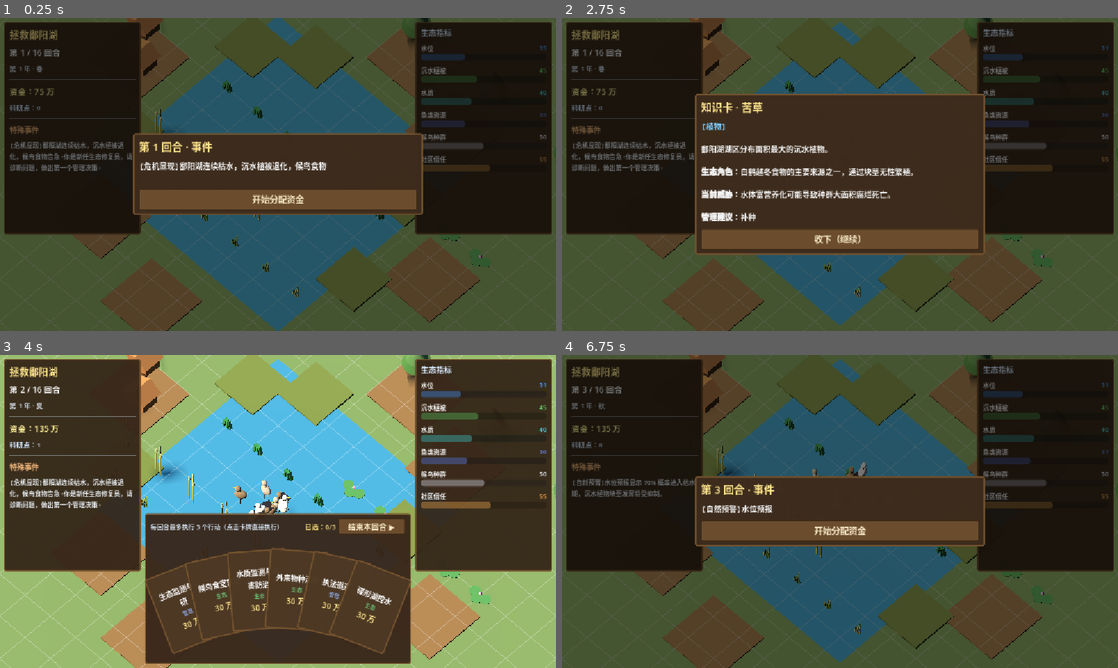
Above: before the commit, frames 1-4 (two rows, left to right).
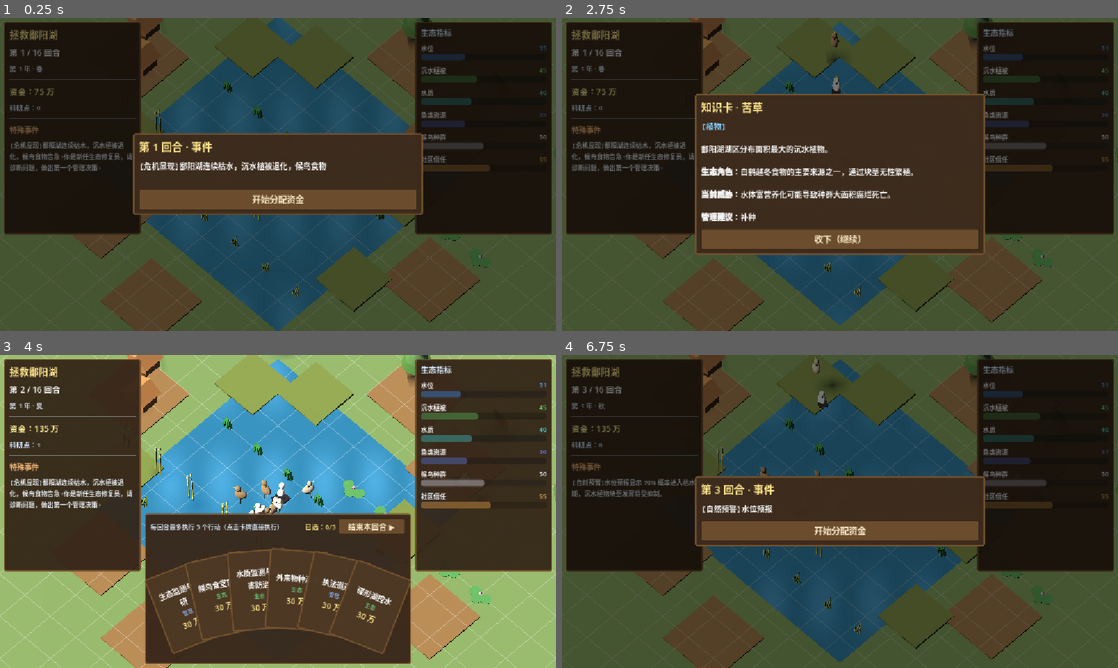
Above: after the commit, the same moments.

Repository: JoKanshin/poyanghu
Game: Godot game, scene res://scenes/main.tscn
The game is run twice, just before and just after one commit, with the same random seed, the same clock (stepped at 60 frames per second) and the same inputs.
Inputs (mouse positions are in pixels of both pictures, inside the frame that each line leads up to):
- Up to frame 1 (0.25 s): no input
- Up to frame 2 (2.75 s): click "开始分配资金" at 0.5 s; click "结束本回合 ▶" at 1.25 s; click "继续" at 2 s
- Up to frame 3 (4 s): click "收下（继续）" at 2.75 s; click "收下（继续）" at 3.5 s
- Up to frame 4 (6.75 s): click "结束本回合 ▶" at 4.25 s; click "继续" at 5 s; click "收下（继续）" at 5.75 s; tap Enter at 6.5 s; move the mouse to (962, 495) at 6.52 s; click (962, 495) at 6.67 s

The runs differ from the first frame. In frame 1, less than 0.1% of the frame differs, in the area x 27-88%, y 0-88%; in frame 2, 0.1%; in frame 3, 10%, in the area x 25-100%, y 0-80%; in frame 4, 0.4%.

Commit message:
feat: 水面shader波动 + 植物随风摆动 + 鸟类停歇联动
- 湖面改用ShaderMaterial: 双层正弦波纹+波光流动，水位参数动态传入
- 植物随风摆动: 挺水/乔木/草洲按各自相位轻摆，沉水植物不摆(随水波)
- 鸟类新增停歇状态(飞上树冠/草洲栖息)，概率随植被质量提升——生态联动
- 飞行速度4.5确保能抵达栖息点，前倾姿态

Diff:
--- a/scripts/main.gd
+++ b/scripts/main.gd
@@ -45,7 +45,8 @@
 
 # 3D 表现节点
 var lake_mesh: MeshInstance3D
-var lake_mat: StandardMaterial3D
+var lake_mat: ShaderMaterial
+var lake_color: Color = Color(0.20, 0.50, 0.80, 0.88)
 var grass_nodes: Array = []
 var grass_mats: Array = []
 var bird_nodes: Array = []
@@ -98,9 +99,9 @@
 	pm.size = Vector2(18, 18)
 	lake_mesh.mesh = pm
 	lake_mesh.position = Vector3(0, 0.08, 0)
-	lake_mat = StandardMaterial3D.new()
-	lake_mat.albedo_color = Color(0.20, 0.50, 0.80, 0.88)
-	lake_mat.transparency = BaseMaterial3D.TRANSPARENCY_ALPHA
+	lake_mat = ShaderMaterial.new()
+	lake_mat.shader = _make_water_shader()
+	lake_mat.set_shader_parameter("water_color", lake_color)
 	lake_mesh.material_override = lake_mat
 	lake_view.add_child(lake_mesh)
 
@@ -155,6 +156,34 @@
 	# 延迟挂到场景，避免父节点初始化期 add_child 冲突
 	var root := get_parent() as Node3D
 	root.add_child.call_deferred(lake_view)
+
+
+## 为鸟类找一个栖息点：优先乔木树冠，其次草洲/挺水植物
+func _find_perch_point(sid: String, seed_i: int) -> Vector3:
+	# 优先在乔木上停歇（树冠高度约 1.5~2.6）
+	var tree_rigs: Array = plant_views.get("chishan", {}).get("rigs", [])
+	var visible_trees: Array = []
+	for r in tree_rigs:
+		if r.visible:
+			visible_trees.append(r)
+	if not visible_trees.is_empty():
+		var t: Node3D = visible_trees[(seed_i * 7 + int(sid.length())) % visible_trees.size()]
+		return t.position + Vector3(0, 2.5, 0)
+	# 退而求其次：草洲/挺水植物上方
+	for kind_want in ["marsh", "emergent"]:
+		for pid in plant_views:
+			if plant_views[pid]["kind"] != kind_want:
+				continue
+			var rigs: Array = plant_views[pid]["rigs"]
+			var vis: Array = []
+			for r in rigs:
+				if r.visible:
+					vis.append(r)
+			if not vis.is_empty():
+				var p: Node3D = vis[(seed_i * 5 + 3) % vis.size()]
+				return p.position + Vector3(0, 1.2, 0)
+	# 最后兜底：原地
+	return Vector3(-6 + seed_i * 1.2, 1.0, -3 + (seed_i % 3) * 2.0)
 
 
 ## 湖边社区：一排房子，数量/颜色随社区信任度变化
@@ -213,6 +242,31 @@
 	return out
 
 
+## 水面 shader：轻微微波 + 波光
+func _make_water_shader() -> Shader:
+	var sh := Shader.new()
+	sh.code = """
+shader_type spatial;
+render_mode blend_mix, depth_draw_never, cull_disabled, unshaded;
+
+uniform vec4 water_color : source_color = vec4(0.2, 0.5, 0.8, 0.88);
+uniform float wave_speed = 0.55;
+uniform float wave_strength = 0.06;
+
+void fragment() {
+	// 两层正弦叠加，形成缓慢流动的波纹
+	float w1 = sin(VERTEX.x * 2.2 + TIME * wave_speed) * 0.5 + 0.5;
+	float w2 = sin(VERTEX.z * 1.7 - TIME * wave_speed * 0.8) * 0.5 + 0.5;
+	float ripple = (w1 * w2);
+	// 波光提亮水面，产生细微的明暗流动
+	vec3 col = water_color.rgb + vec3(0.10, 0.13, 0.16) * ripple * wave_strength * 16.0;
+	ALBEDO = col;
+	ALPHA = water_color.a;
+}
+"""
+	return sh
+
+
 ## 生成棋盘网格线（生息演算式棋盘感）
 func _build_grid(parent: Node3D) -> void:
 	var st := SurfaceTool.new()
@@ -263,11 +317,31 @@
 
 func _process(delta: float) -> void:
 	_process_birds(delta)
+	_process_plants_sway()
 	_update_card_hover(delta)
 	# 容器尺寸变化时重排扇形（居中）
 	if card_box != null and card_box.size.x > 10.0:
 		if _fan_layout_size.distance_to(card_box.size) > 1.0:
 			_layout_fan()
+
+
+## 植物随风轻微摆动（只有挺水/乔木/草洲这类露出水面的才明显摆动）
+func _process_plants_sway() -> void:
+	var t := Time.get_ticks_msec() / 1000.0
+	for pid in plant_views:
+		var kind: String = plant_views[pid]["kind"]
+		if kind == "submerged":
+			continue  # 沉水植物随水波，不随风
+		var amp := 0.045 if kind == "emergent" else 0.03
+		var rigs: Array = plant_views[pid]["rigs"]
+		for i in rigs.size():
+			var rig: Node3D = rigs[i]
+			if not rig.visible:
+				continue
+			# 各自相位错开，避免整齐划一
+			var ph := i * 0.8 + rig.position.x * 0.3
+			rig.rotation.z = sin(t * 1.1 + ph) * amp
+			rig.rotation.x = cos(t * 0.9 + ph * 1.3) * amp * 0.6
 
 
 ## 鸟类状态机：站立 / 啄水 / 行走，朝向符合移动方向
@@ -288,7 +362,14 @@
 			if timers[i] <= 0.0:
 				# 切换状态
 				var r := randf()
-				if r < 0.45:
+				# 植被好时，更高概率找栖息地停歇（体现生态联动）
+				var veg: int = GameState.metrics.get("vegetation", 50)
+				var perch_chance := 0.12 + float(veg) / 100.0 * 0.25
+				if r < perch_chance:
+					states[i] = 3  # 停歇（飞到栖息点）
+					timers[i] = 6.0 + randf() * 4.0
+					targets[i] = _find_perch_point(sid, i)
+				elif r < 0.45:
 					states[i] = 0  # 站立
 					timers[i] = 1.0 + randf() * 2.5
 				elif r < 0.78:
@@ -326,6 +407,21 @@
 						rig.rotation.x = lerpf(rig.rotation.x, 0.0, delta * 6.0)
 						# 走路轻微颠簸
 						rig.position.y = base.y + abs(sin(Time.get_ticks_msec() * 0.012 + i * 1.7)) * 0.05
+				3:  # 停歇：飞向栖息点并在其上停留
+					var perch: Vector3 = targets[i]
+					var to_p := perch - rig.position
+					if to_p.length() < 0.25:
+						# 已到栖息点：停在上面（可轻微起伏，像站在枝头）
+						rig.position = perch
+						rig.rotation.x = lerpf(rig.rotation.x, 0.0, delta * 5.0)
+						rig.position.y = perch.y + sin(Time.get_ticks_msec() * 0.004 + i) * 0.03
+					else:
+						# 飞行：抬升 + 朝目标（速度较快，确保能飞到栖息点）
+						var fdir := to_p.normalized()
+						rig.position += fdir * 4.5 * delta
+						rig.rotation.y = atan2(fdir.x, fdir.z)
+						# 飞行时前倾
+						rig.rotation.x = lerpf(rig.rotation.x, -0.25, delta * 5.0)
 
 
 ## 为每个物种生成一组会动的个体（最多 10 个/物种），用多几何体拼出可辨识剪影
@@ -675,7 +771,8 @@
 	var m: Dictionary = GameState.metrics
 	var wscale := lerpf(0.55, 1.35, float(m["water_level"]) / 100.0)
 	lake_mesh.scale = Vector3(wscale, 1.0, wscale)
-	lake_mat.albedo_color = Color(0.18, 0.45 + 0.35 * (float(m["water_level"]) / 100.0), 0.80, 0.88)
+	lake_color = Color(0.18, 0.45 + 0.35 * (float(m["water_level"]) / 100.0), 0.80, 0.88)
+	lake_mat.set_shader_parameter("water_color", lake_color)
 
 	for i in grass_nodes.size():
 		var v := float(m["vegetation"]) / 100.0
